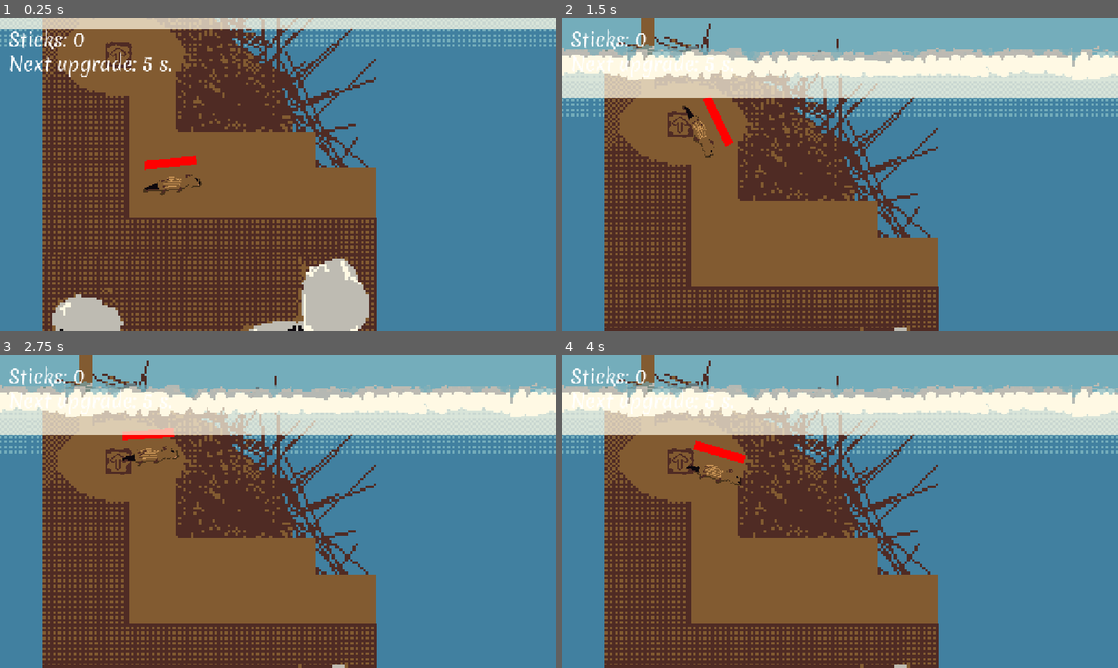
Above: before the commit, frames 1-4 (two rows, left to right).
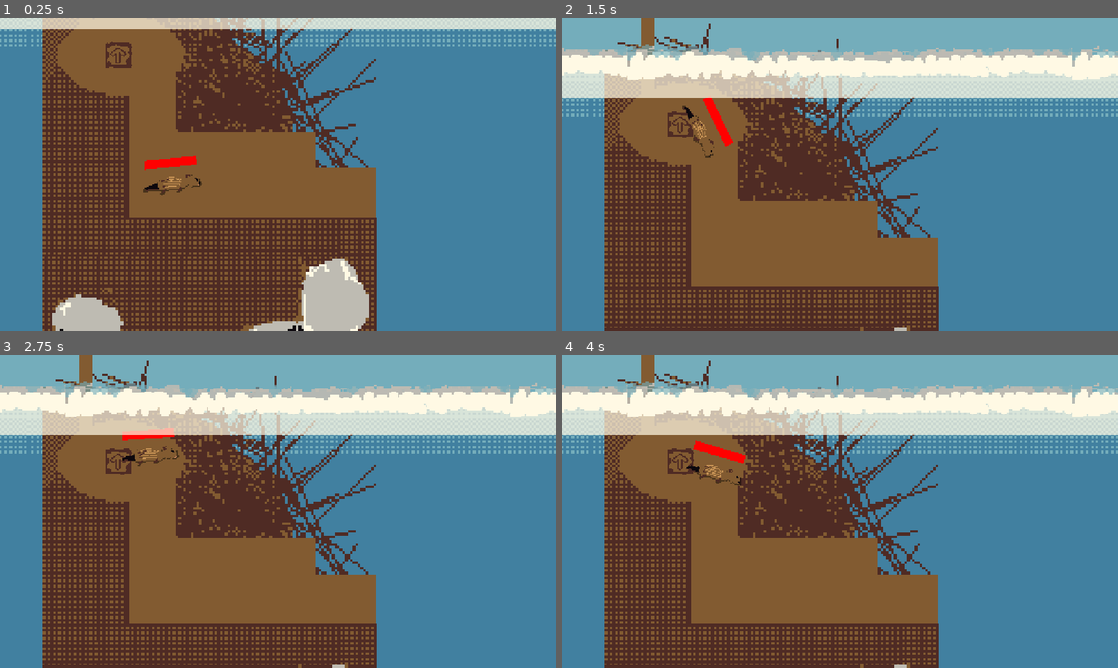
Above: after the commit, the same moments.

Repository: Joey451-OG/5499-Project-1
Game: Godot game, scene res://Scenes/main.tscn
The game is run twice, just before and just after one commit, with the same random seed, the same clock (stepped at 60 frames per second) and the same inputs.
Inputs (mouse positions are in pixels of both pictures, inside the frame that each line leads up to):
- Up to frame 1 (0.25 s): no input
- Up to frame 2 (1.5 s): move the mouse to (678, 49) at 0.52 s; hold Space (swim) 0.53-1.28 s; move the mouse to (728, 190) at 1.27 s; tap Space (swim) at 1.35 s
- Up to frame 3 (2.75 s): tap Enter at 2 s; move the mouse to (333, 442) at 2.02 s; hold Space (swim) from 2.03 s (still down)
- Up to frame 4 (4 s): move the mouse to (812, 574) at 2.77 s; release Space (swim) at 2.78 s; tap Space (swim) at 2.85, 3.5 s; move the mouse to (1006, 558) at 3.52 s; hold Space (swim) from 3.53 s (still down)

The runs differ from the first frame. In frame 1, 0.7% of the frame differs, in the area x 1-31%, y 3-19%; in frame 2, 0.5%; in frame 3, 0.5%; in frame 4, 0.5%.

Commit message:
Depths Cameras added

Diff:
--- a/Scenes/main.tscn
+++ b/Scenes/main.tscn
@@ -31,6 +31,15 @@
 [sub_resource type="RectangleShape2D" id="RectangleShape2D_k12tt"]
 size = Vector2(1454, 836)
 
+[sub_resource type="RectangleShape2D" id="RectangleShape2D_fevyy"]
+size = Vector2(1457, 1076)
+
+[sub_resource type="RectangleShape2D" id="RectangleShape2D_hibaj"]
+size = Vector2(1737, 1075)
+
+[sub_resource type="RectangleShape2D" id="RectangleShape2D_pdsj5"]
+size = Vector2(1652, 1071)
+
 [sub_resource type="RectangleShape2D" id="RectangleShape2D_i58cg"]
 size = Vector2(4292, 789)
 
@@ -506,6 +515,27 @@
 position = Vector2(76, -46)
 shape = SubResource("RectangleShape2D_k12tt")
 
+[node name="Camera4" parent="Cameras" unique_id=2090915538 instance=ExtResource("5_kry3j")]
+position = Vector2(4082, 1228)
+
+[node name="CollisionShape2D" parent="Cameras/Camera4/cameraZone" parent_id_path=PackedInt32Array(2090915538, 384282297) index="0" unique_id=1106377674]
+position = Vector2(81.5, 169)
+shape = SubResource("RectangleShape2D_fevyy")
+
+[node name="Camera5" parent="Cameras" unique_id=1450325684 instance=ExtResource("5_kry3j")]
+position = Vector2(2770, 1230)
+
+[node name="CollisionShape2D" parent="Cameras/Camera5/cameraZone" parent_id_path=PackedInt32Array(1450325684, 384282297) index="0" unique_id=1106377674]
+position = Vector2(-225.5, 168.5)
+shape = SubResource("RectangleShape2D_hibaj")
+
+[node name="Camera6" parent="Cameras" unique_id=2051479548 instance=ExtResource("5_kry3j")]
+position = Vector2(885, 1279)
+
+[node name="CollisionShape2D" parent="Cameras/Camera6/cameraZone" parent_id_path=PackedInt32Array(2051479548, 384282297) index="0" unique_id=1106377674]
+position = Vector2(-51, 121.5)
+shape = SubResource("RectangleShape2D_pdsj5")
+
 [node name="Pickups" type="Node" parent="." unique_id=1078304600]
 
 [node name="Pickup" parent="Pickups" unique_id=529543630 instance=ExtResource("4_jjvhh")]
@@ -603,7 +633,11 @@
 scale = Vector2(3.595, 3.595)
 
 [node name="CanvasLayer" parent="." unique_id=1794298050 instance=ExtResource("6_21xkr")]
+visible = false
 
 [editable path="Cameras/Camera"]
 [editable path="Cameras/Camera2"]
 [editable path="Cameras/Camera3"]
+[editable path="Cameras/Camera4"]
+[editable path="Cameras/Camera5"]
+[editable path="Cameras/Camera6"]
